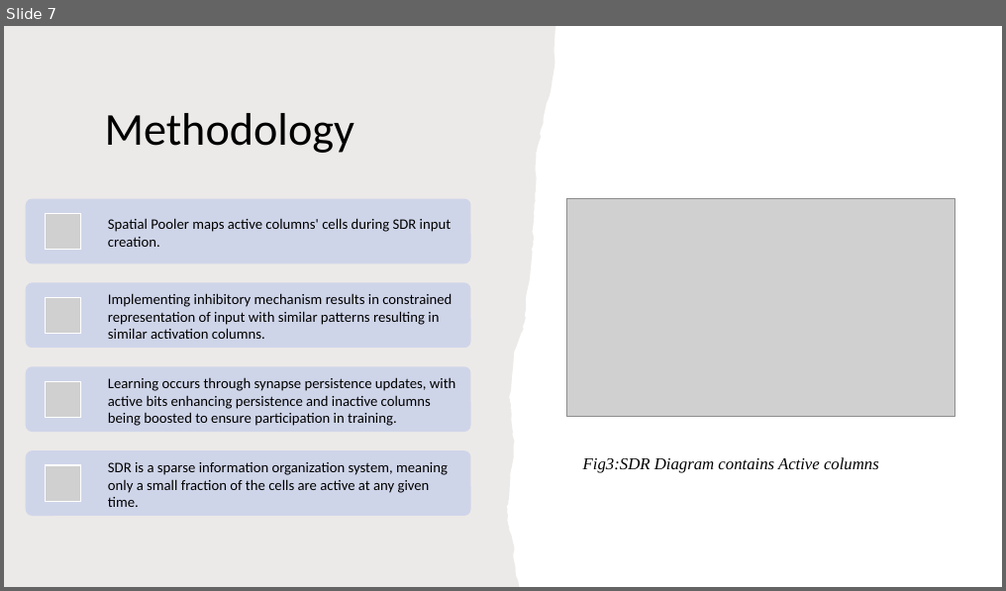
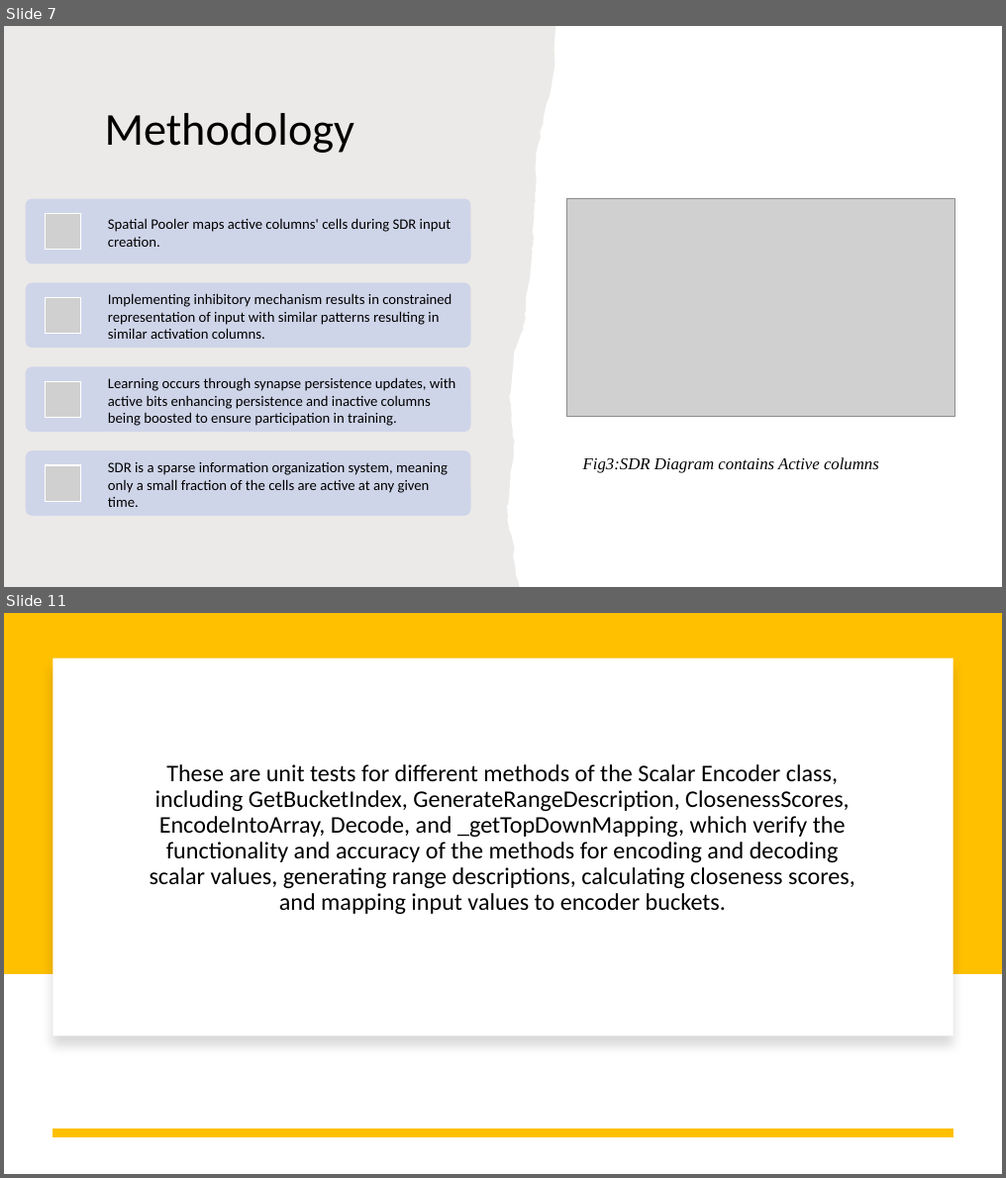
Before and after one commit to sahithkumar1999/neocortexapi, a slide deck: source/NeoCortexApi/Documents/Group Presentation[ScalarEncoder with Buckets].pptx. Shown one above the other, each under a label of ours: slide 7 before the commit, slides 7 and 11 after it; the slides between them are not shown. The pictures are 1006x591 and 1006x1178 pixels, drawn with LibreOffice and Linux fonts; fonts in the diff are those of the drawing; grey boxes stand for pictures. Boxes give left, top, right and bottom in pixels: in the first picture for what was removed or moved away, otherwise in the second. Text is boxed around its words. In the diff, an @@ line names an element or a change of style, - is before the commit and + after.

```diff
--- a/source/NeoCortexApi/Documents/Group Presentation[ScalarEncoder with Buckets].pptx
+++ b/source/NeoCortexApi/Documents/Group Presentation[ScalarEncoder with Buckets].pptx
@@ slide 11 added at [4, 613, 1002, 1174], background #FFFFFF @@
@@ rectangle added at [4, 613, 1002, 974], fill #FFC000 @@
@@ rectangle added at [53, 658, 953, 1036], fill #FFFFFF @@
@@ title added at [150, 764, 855, 914], 23 pt, text #000000 @@
+These are unit tests for different methods of the Scalar Encoder class, including GetBucketIndex, GenerateRangeDescription, ClosenessScores, EncodeIntoArray, Decode, and _getTopDownMapping, which verify the functionality and accuracy of the methods for encoding and decoding scalar values, generating range descriptions, calculating closeness scores, and mapping input values to encoder buckets.
@@ line added from (953, 1134) to (53, 1134), #FFC000 8 pt @@
```
Also in this commit, not shown: 8 slides changed, 4 other slides added, 1 slide removed.
